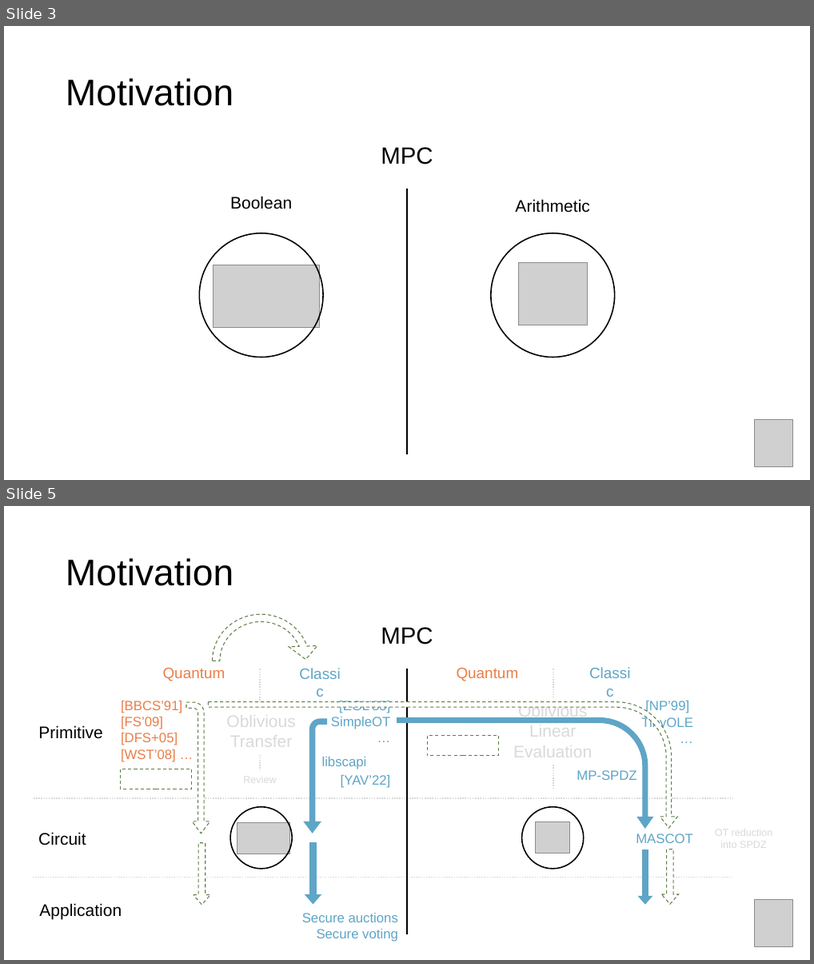
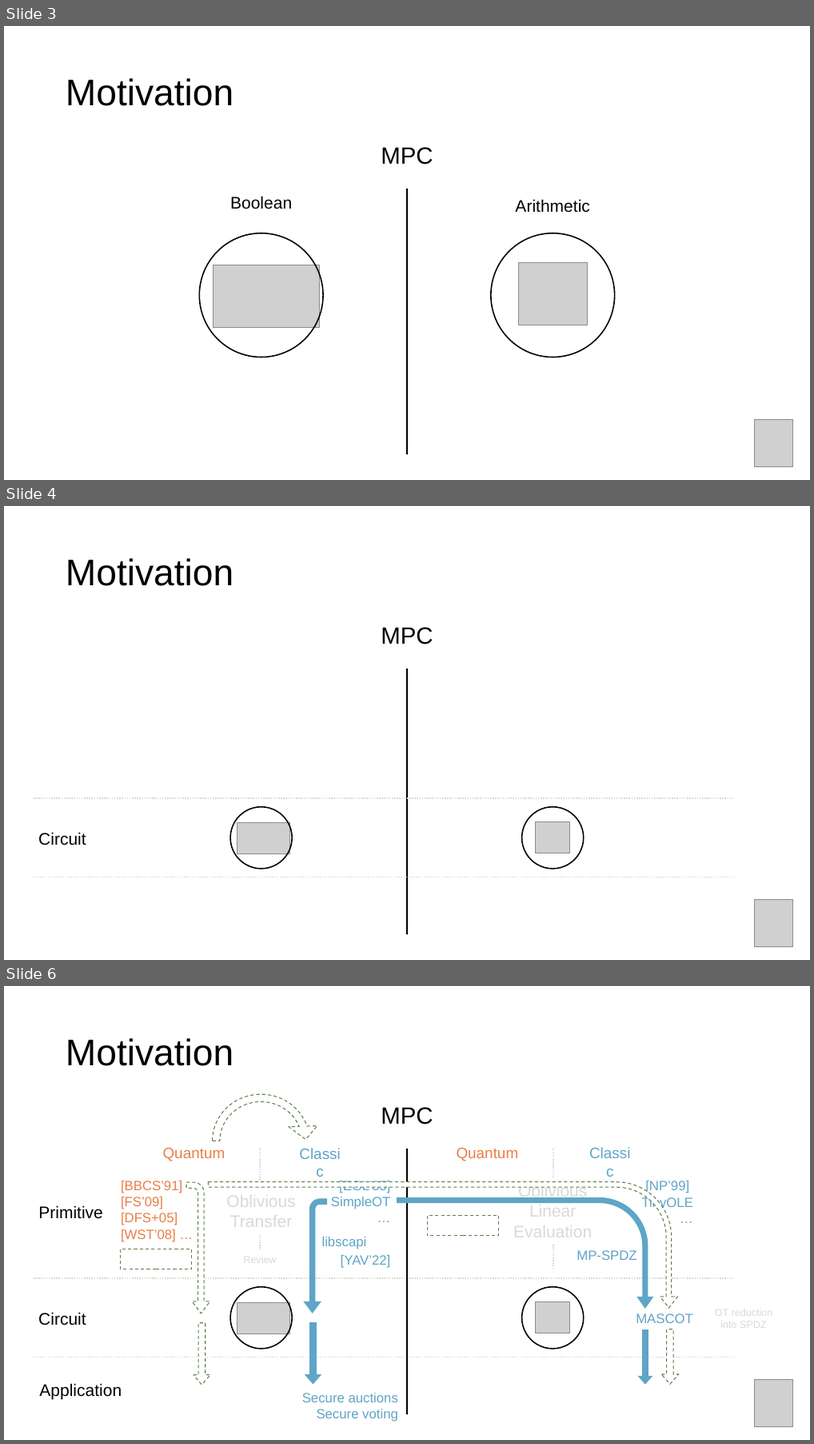
Before and after one commit to manel1874/PhD-thesis, a slide deck: thesis_defense/Thesis_presentation.pptx. Shown one above the other, each under a label of ours: slides 3 and 5 before the commit, slides 3, 4 and 6 after it; the slides between them are not shown. The pictures are 814x964 and 814x1444 pixels, drawn with LibreOffice and Linux fonts; fonts in the diff are those of the drawing; grey boxes stand for pictures. Boxes give left, top, right and bottom in pixels: in the first picture for what was removed or moved away, otherwise in the second. Text is boxed around its words. In the diff, an @@ line names an element or a change of style, - is before the commit and + after.

```diff
--- a/thesis_defense/Thesis_presentation.pptx
+++ b/thesis_defense/Thesis_presentation.pptx
@@ slide 4 added at [4, 506, 810, 960], background #FFFFFF @@
@@ title added at [66, 558, 234, 586], 44 pt, text #000000 @@
+Motivation
@@ text added at [381, 627, 433, 644], 28 pt, text #000000 @@
+MPC
@@ line added from (407, 668) to (407, 934), #000000 1.5 pt @@
@@ line added from (34, 798) to (734, 798), #D9D9D9 1.5 pt dashed @@
@@ ellipse added at [230, 807, 292, 868], outline #000000 1.5 pt @@
@@ ellipse added at [522, 807, 584, 868], outline #000000 1.5 pt @@
@@ text added at [38, 832, 86, 845], 20 pt, text #000000 @@
+Circuit
@@ picture added at [238, 822, 290, 854] @@
@@ picture added at [536, 821, 570, 852] @@
@@ line added from (33, 877) to (734, 877), #D9D9D9 1.5 pt dashed @@
@@ picture added at [755, 900, 794, 946] @@
@@ what was slide 5 is now slide 6 @@
```
Also in this commit, not shown: 11 slides changed, 16 other slides added, 1 slide removed, 1 other file.
